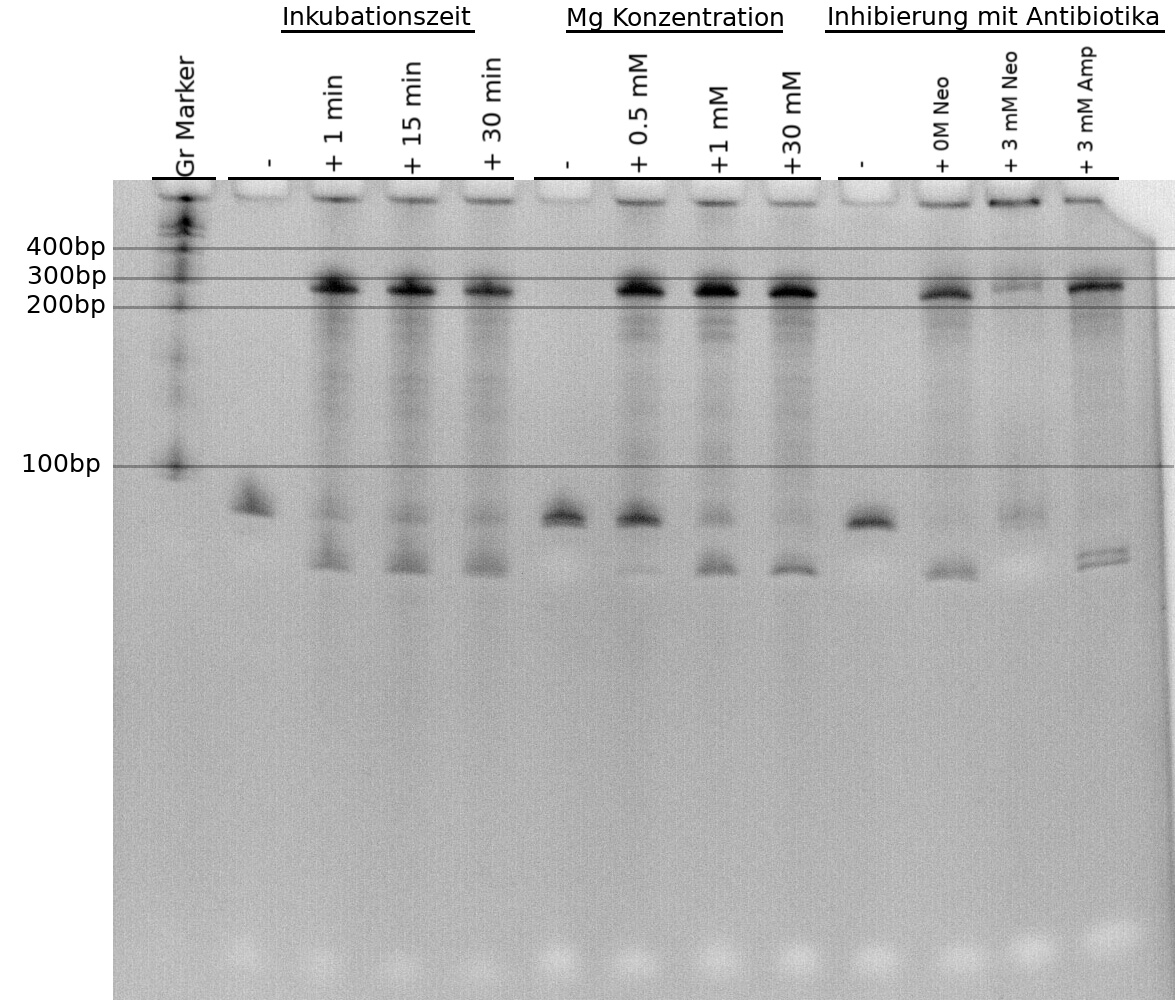
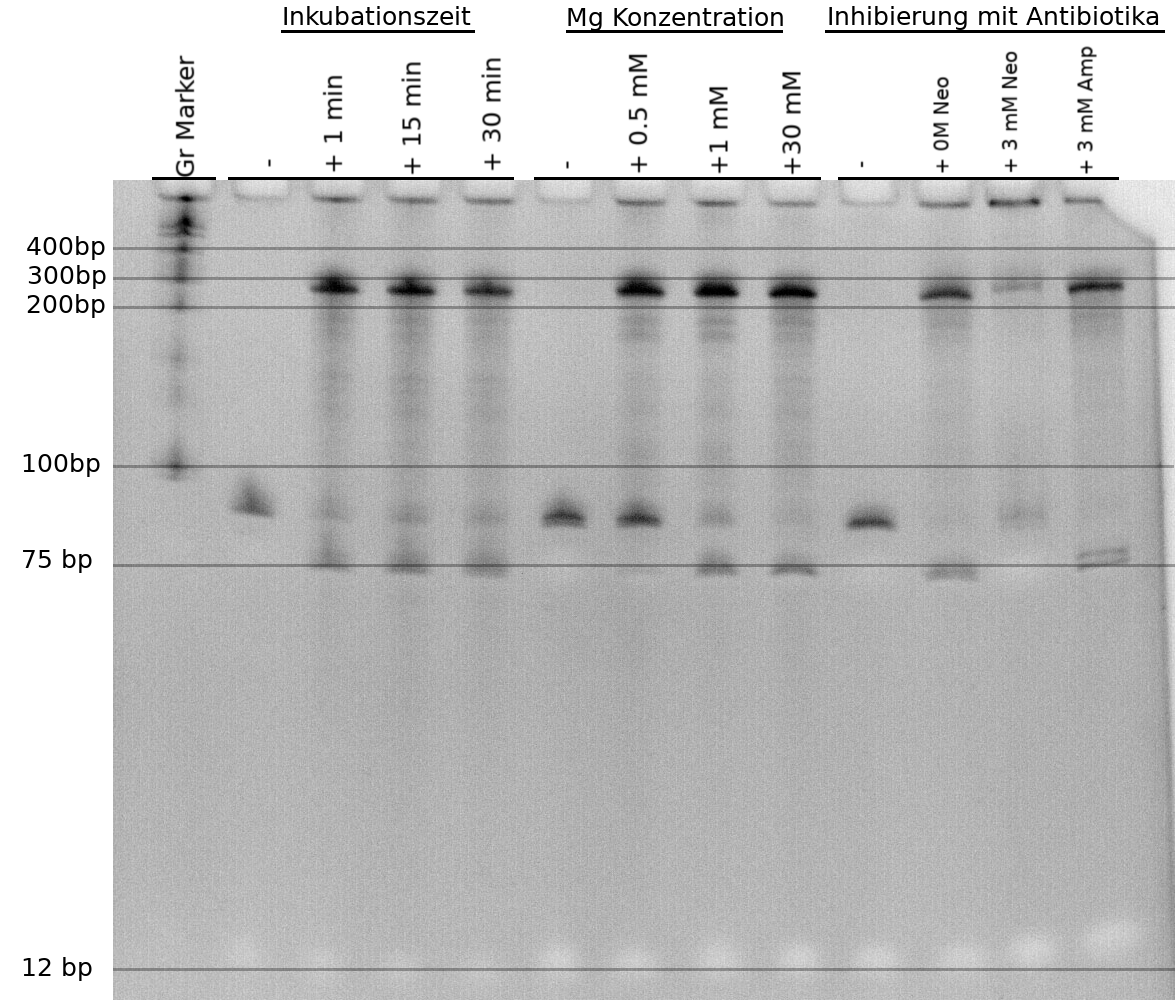
Two versions of the same layered image (1175x1000). Layer-by-layer changes:
painted on "size_marker #1" over [113, 564, 1175, 971]
added layer "75 bp" in group "size_markers" over [23, 549, 92, 573]
added layer "12 bp" in group "size_markers" over [23, 957, 92, 981]
